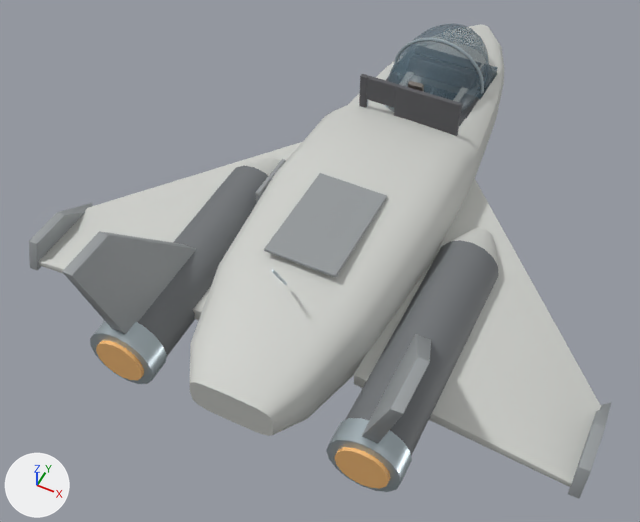
A saved change to the FBX model Assets/Resources/Models/Ship.fbx.
Rendered twice from a 50 mm camera at (4.89, -12.68, 12.65) aimed at (-0.46, -1.98, -0.72). The axes (+X, +Y, +Z) are drawn at lower left. The lights are the same throughout. The older version comes first. Where no turn or scale is listed for an object, it has been applied to the vertices. Vertices at exactly the same position are counted once.

The older version as bpy lines, for what is in view:
```python
ob_body__dash = bpy.data.objects.new('Body__dash', me_body__dash)
ob_body__dash.location = (0.0, 0.0, 0.0)
ob_body__engine = bpy.data.objects.new('Body__engine', me_body__engine)
ob_body__engine.location = (0.0, 0.0, 0.0)
ob_body__glass = bpy.data.objects.new('Body__glass', me_body__glass)
ob_body__glass.location = (0.0, 0.0, 0.0)
ob_body__glow = bpy.data.objects.new('Body__glow', me_body__glow)
ob_body__glow.location = (0.0, 0.0, 0.0)
ob_body__hull = bpy.data.objects.new('Body__hull', me_body__hull)
ob_body__hull.location = (0.0, 0.0, 0.0)
ob_body__interior = bpy.data.objects.new('Body__interior', me_body__interior)
ob_body__interior.location = (0.0, 0.0, 0.0)
ob_body__metal = bpy.data.objects.new('Body__metal', me_body__metal)
ob_body__metal.location = (0.0, 0.0, 0.0)
ob_body__panel = bpy.data.objects.new('Body__panel', me_body__panel)
ob_body__panel.location = (0.0, 0.0, 0.0)
ob_body__seat = bpy.data.objects.new('Body__seat', me_body__seat)
ob_body__seat.location = (0.0, 0.0, 0.0)
```
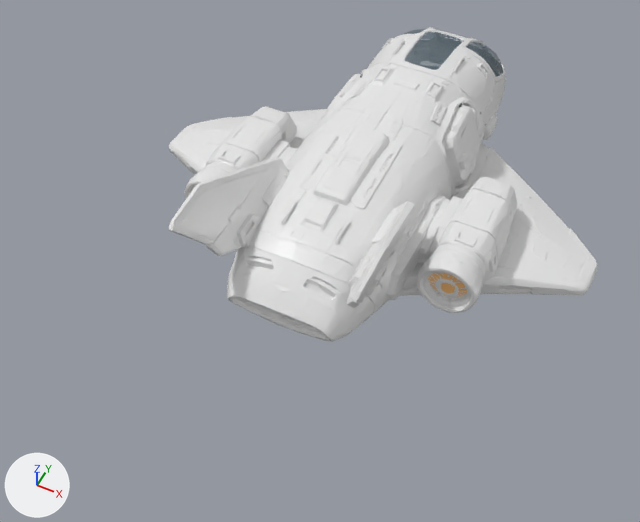
Where the change shows, as pixel boxes (x1, y1, x2, y2) in the pictures (640 x 522 px; the box of a moved part takes in the faces that stretch with it):
'Body__hull', deleted
    before: (39, 24, 601, 487)
'Body__mx_ship', added
    after: (169, 27, 598, 342)
'Body__panel', deleted
    before: (29, 159, 611, 499)
'Body__engine', deleted
    before: (138, 166, 499, 455)
'Body__glass', reshaped
    before: (388, 23, 498, 113)
    after: (402, 29, 503, 125)
'Body__metal', reshaped (not visible afterwards)
    before: (90, 38, 484, 492)
'Body__glow', reshaped
    before: (96, 341, 390, 489)
    after: (428, 273, 467, 297)
'Body__dash', deleted (mostly hidden)
    before: (386, 77, 478, 126)
'Body__seat', deleted
    before: (408, 81, 424, 92)
part 1 of me_body__glow, moved or reshaped (not visible afterwards)
    before: (96, 341, 144, 380)
part 2 of me_body__glow, moved or reshaped
    before: (335, 447, 390, 489)
    after: (428, 273, 467, 297)
part 4 of me_body__glass, deleted (mostly hidden)
    before: (478, 65, 498, 100)
part 5 of me_body__glass, moved or reshaped
    before: (388, 23, 489, 113)
    after: (402, 29, 503, 125)
'Body__interior', unchanged, covered by the edit
    before: (359, 74, 479, 136)
    after: (360, 74, 462, 107)

Diff of the bpy script that builds the scene:
```diff
--- a/Assets/Resources/Models/Ship.fbx.py
+++ b/Assets/Resources/Models/Ship.fbx.py
@@ mat_mx_ship @@
+mat_mx_ship = principled_material('mx_ship')
+mat_mx_ship.base_color = (0.8, 0.8, 0.8)  # white #e7e7e7
+mat_mx_ship.roughness = 0.4
@@ me_body__glass @@
 # used by ob_body__glass; location = (0.0, 0.0, 0.0)
-me_body__glass.from_pydata(...)  # 458 vertices, 492 faces; spans x -1.1..1.1, y 1.2..4.7, z -0.89..1.6
+me_body__glass.from_pydata(...)  # 444 vertices, 545 faces; spans x -1.44..1.45, y 1.44..4.47, z -1.2..1.89
+# me_body__glass part 4: the loose piece of 24 vertices spanning x 0.72..1.04, y 2.75..4.0, z -0.01..0.61 is deleted
+# me_body__glass part 5: 338 vertices removed from x -1.02..1.02, y 1.2..4.7, z -0.89..1.6; 414 vertices added at x -1.44..1.45, y 1.45..4.47, z -1.2..1.89
+# other edits to the shape of me_body__glass do not show in these pictures
 me_body__glass.materials.append(mat_glass)
@@ me_body__metal @@
 # used by ob_body__metal; location = (0.0, 0.0, 0.0)
-me_body__metal.from_pydata(...)  # 656 vertices, 620 faces; spans x -3.01..3.01, y -6.05..3.57, z -0.86..1.91
+me_body__metal.from_pydata(...)  # 120 vertices, 130 faces; spans x -0.98..0.6, y 1.23..3.57, z -0.06..1.02
+# me_body__metal part 3: 8 loose pieces with 536 vertices, spanning x -3.01..3.01, y -6.05..2.99, z -0.86..1.91, are deleted
 me_body__metal.materials.append(mat_metal)
@@ me_body__glow @@
 # used by ob_body__glow; location = (0.0, 0.0, 0.0)
-me_body__glow.from_pydata(...)  # 64 vertices, 36 faces; spans x -2.83..2.83, y -6.12..-6.02, z -0.68..0.28
+me_body__glow.from_pydata(...)  # 64 vertices, 36 faces; spans x -2.78..2.78, y -2.76..-2.7, z 0.57..1.33
+# me_body__glow part 1: the loose piece of 32 vertices spanning x -2.83..-1.87, y -6.12..-6.02, z -0.68..0.28 is scaled about its middle by (-0.792, -0.6, 0.792), then moved by (-0.05, 3.34, 1.15)
+# me_body__glow part 2: the loose piece of 32 vertices spanning x 1.87..2.83, y -6.12..-6.02, z -0.68..0.28 is scaled about its middle by (-0.792, -0.6, 0.792), then moved by (0.05, 3.34, 1.15)
 me_body__glow.materials.append(mat_glow)
@@ me_body__mx_ship @@
+me_body__mx_ship.from_pydata(...)  # 14734 vertices, 29205 faces; spans x -4.62..4.62, y -5.0..5.0, z -1.24..2.66
+me_body__mx_ship.materials.append(mat_mx_ship)  # white #e7e7e7
@@ ob_body__dash @@
-ob_body__dash = bpy.data.objects.new('Body__dash', me_body__dash)
-ob_body__dash.location = (0.0, 0.0, 0.0)
@@ ob_body__engine @@
-ob_body__engine = bpy.data.objects.new('Body__engine', me_body__engine)
-ob_body__engine.location = (0.0, 0.0, 0.0)
@@ ob_body__hull @@
-ob_body__hull = bpy.data.objects.new('Body__hull', me_body__hull)
-ob_body__hull.location = (0.0, 0.0, 0.0)
@@ ob_body__panel @@
-ob_body__panel = bpy.data.objects.new('Body__panel', me_body__panel)
-ob_body__panel.location = (0.0, 0.0, 0.0)
@@ ob_body__seat @@
-ob_body__seat = bpy.data.objects.new('Body__seat', me_body__seat)
-ob_body__seat.location = (0.0, 0.0, 0.0)
@@ ob_body__mx_ship @@
+ob_body__mx_ship = bpy.data.objects.new('Body__mx_ship', me_body__mx_ship)
+ob_body__mx_ship.location = (0.0, 0.0, 0.0)
```
